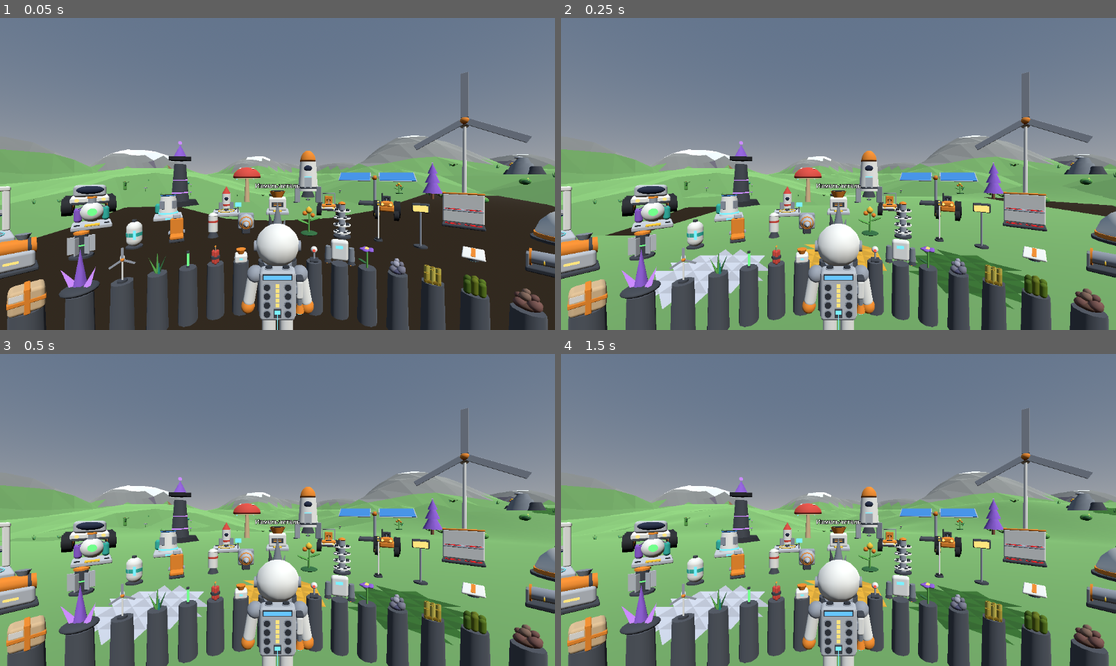
Above: before the commit, frames 1-4 (two rows, left to right).
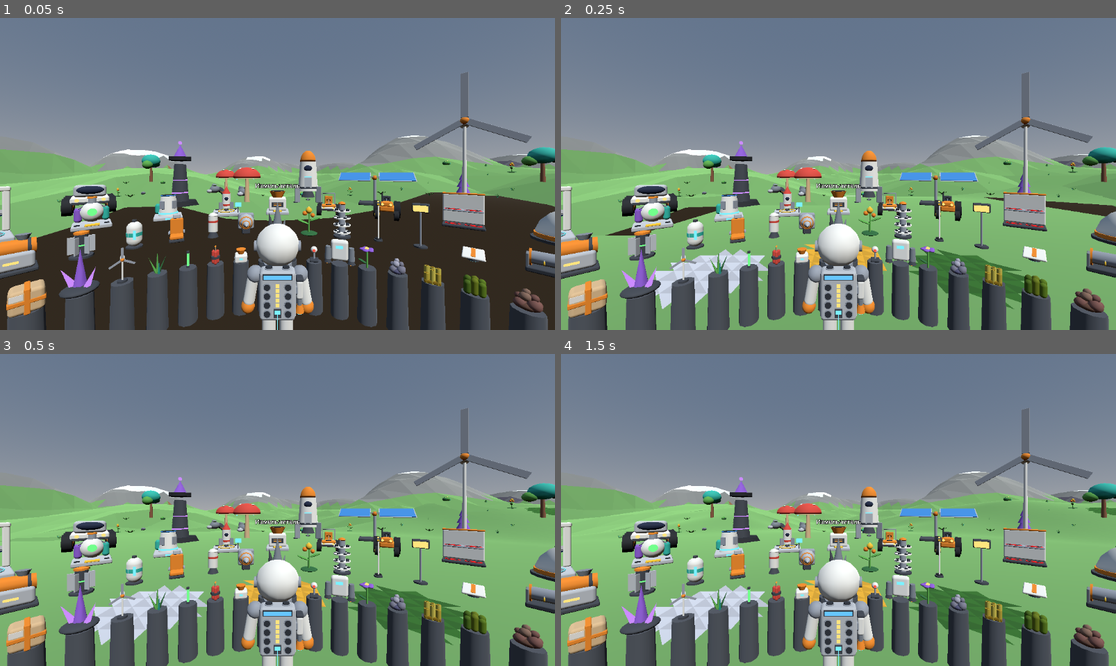
Above: after the commit, the same moments.

Repository: Vano3667/Astro-Planet
Game: Godot game, scene res://main.tscn
Same seed, same stepped clock (60 frames per second), same inputs: the game is played once before the commit and once after it.
Inputs:
- Up to frame 1 (0.05 s): no input
- Up to frame 2 (0.25 s): no input
- Up to frame 3 (0.5 s): no input
- Up to frame 4 (1.5 s): tap Enter at 1.25 s

The runs differ from the first frame. In frame 1, 1.3% of the frame differs, in the area x 5-100%, y 41-60%; in frame 2, 1.3%; in frame 3, 1.3%; in frame 4, 1.3%.

Commit message:
Правки после просмотра картинок грунта: пещера без дыр в небо, горы без деревьев, подпись поверх моделей
Агент впервые увидел грунт (пещера, гора вблизи) и витрину после правок.
- Пещера: в конце тоннеля было видно небо - там кончается подробный грунт.
  Под сводом теперь тёмный фон и дымка (terrain/cave_look.gd), main.gd
  включает их, когда над камерой есть грунт.
- Картинка пещеры снимается как в игре: грунт загружен вокруг точки съёмки.
- На серых склонах и вершинах больше нет деревьев и травы, только камни.
- Подпись в витрине рисуется поверх моделей: её закрывала соседняя модель.

Diff:
--- a/game/gallery.gd
+++ b/game/gallery.gd
@@ -3,7 +3,8 @@
 # Ring 0 (small items) is on pedestals, bigger things are farther away.
 # Labels are fixed in the world. Only one label is visible at a time: the one of the model
 # the player looks at. Seen on the showroom pictures (2026-11-24): with all labels visible
-# they overlap and cannot be read.
+# they overlap and cannot be read; a single label could still be hidden behind a nearer
+# model, so labels are drawn on top of everything.
 # Written without running the engine; see docs/STATUS.md.
 
 const Models := preload("res://models/index.gd")
@@ -147,6 +148,8 @@
 		label.position = Vector3(px, base_y + (top - bottom) + 48.0 * label_px * 0.9, pz)
 		# The label stays in its place but turns to the viewer and stays upright.
 		label.billboard = BaseMaterial3D.BILLBOARD_FIXED_Y
+		# Drawn on top of everything: a nearer model must not cover the only visible label.
+		label.no_depth_test = true
 		label.visible = false
 		add_child(label)
 		_labels.append(label)
--- a/game/main.gd
+++ b/game/main.gd
@@ -14,6 +14,7 @@
 const FarTerrain := preload("res://terrain/far_terrain.gd")
 const DigTool := preload("res://terrain/dig_tool.gd")
 const Scatter := preload("res://terrain/scatter.gd")
+const CaveLook := preload("res://terrain/cave_look.gd")
 
 # Own values. The reference wiki has no numbers for walking speed.
 const WALK_SPEED := 3.0
@@ -31,6 +32,8 @@
 const CAM_DISTANCE := 3.0
 const CAM_HEIGHT := 0.8
 const CAM_FOLLOW := 6.0
+# How often the roof above the camera is checked, seconds.
+const CAVE_CHECK := 0.25
 
 @onready var xr_origin: XROrigin3D = $XROrigin3D
 @onready var xr_camera: XRCamera3D = $XROrigin3D/XRCamera3D
@@ -50,6 +53,9 @@
 var _snap_ready: bool = true
 # Nuggets that fly from the dig spot to the character: {"node", "from", "t"}.
 var _flying: Array = []
+var _cave_env: Environment
+var _cave_timer: float = 0.0
+var _in_cave: bool = false
 
 
 func _ready() -> void:
@@ -186,12 +192,13 @@
 		# Lines for the build log: show that the ground was built without a headset.
 		print("[main] frame 100: terrain built=%d pending=%d props=%d character_y=%.2f" % [_terrain.built_count, _terrain.pending_count(), _scatter.prop_count, _character.global_position.y])
 	if _frame == 115:
-		print("[main] frame 115: far ground tris=%d build_ms=%.1f builds=%d" % [_far.tri_count, _far.build_ms, _far.build_count])
+		print("[main] frame 115: far ground tris=%d build_ms=%.1f builds=%d cave_look=%s" % [_far.tri_count, _far.build_ms, _far.build_count, str(_in_cave)])
 	_update_fps(delta)
 	_update_move(delta)
 	_update_ground(delta)
 	_update_snap_turn()
 	_update_flying(delta)
+	_update_cave(delta)
 
 
 func _update_fps(delta: float) -> void:
@@ -284,3 +291,22 @@
 			var s: float = 1.6 - t
 			node.scale = Vector3(s, s, s)
 		i -= 1
+
+
+# Under a roof of ground the camera gets a dark background and fog (terrain/cave_look.gd):
+# where the detailed ground ends, tunnels are cut open and the sky would show through.
+func _update_cave(delta: float) -> void:
+	_cave_timer += delta
+	if _cave_timer < CAVE_CHECK:
+		return
+	_cave_timer = 0.0
+	var under: bool = CaveLook.under_roof(_terrain, xr_camera.global_position)
+	if under == _in_cave:
+		return
+	_in_cave = under
+	if under:
+		if _cave_env == null:
+			_cave_env = CaveLook.make_environment()
+		xr_camera.environment = _cave_env
+	else:
+		xr_camera.environment = null
--- /dev/null
+++ b/game/terrain/cave_look.gd
@@ -0,0 +1,37 @@
+extends RefCounted
+# How the world looks when there is ground above the camera (a cave or a tunnel).
+# Seen on the picture terrain_6_cave (2026-11-24): where the detailed ground ends, a tunnel is
+# cut open and the bright sky shows through the hole. Under a roof the background becomes
+# dark and a fog hides everything far away, so the end of a long tunnel fades into darkness.
+# Used by main.gd (the game) and tools/render_terrain.gd (the picture), so both look the same.
+# Fog property names are written from memory; not seen on a headset.
+
+const VoxelWorld := preload("res://terrain/voxel_world.gd")
+
+# Own values.
+const BACKGROUND := Color(0.035, 0.035, 0.05)
+const AMBIENT := Color(0.80, 0.82, 0.95)
+const AMBIENT_ENERGY := 0.7
+# Share of fog at a distance d is 1 - exp(-FOG_DENSITY * d): 36% at 10 m, 74% at 30 m.
+const FOG_DENSITY := 0.045
+# How far up a roof is searched for, meters.
+const ROOF_RANGE := 60.0
+
+
+static func make_environment() -> Environment:
+	var env := Environment.new()
+	env.background_mode = Environment.BG_COLOR
+	env.background_color = BACKGROUND
+	env.ambient_light_source = Environment.AMBIENT_SOURCE_COLOR
+	env.ambient_light_color = AMBIENT
+	env.ambient_light_energy = AMBIENT_ENERGY
+	env.fog_enabled = true
+	env.fog_light_color = BACKGROUND
+	env.fog_density = FOG_DENSITY
+	return env
+
+
+# True if there is ground somewhere above the point.
+static func under_roof(world: VoxelWorld, pos: Vector3) -> bool:
+	var hit: Dictionary = world.raycast(pos + Vector3(0.0, 0.3, 0.0), Vector3.UP, ROOF_RANGE)
+	return bool(hit["hit"])
--- a/game/terrain/scatter.gd
+++ b/game/terrain/scatter.gd
@@ -3,6 +3,8 @@
 # The layout is the same on every run: each 8 m column of ground has its own fixed random seed.
 # The flat start area (the model showroom) stays empty.
 # Resource deposits are not placed here: they are part of the ground itself (terrain_gen.gd).
+# On the gray mountain ground only rocks are placed. Seen on the picture terrain_7_mountain_near
+# (2026-11-24): trees and grass grew on bare rock and on the light summit.
 # Written without running the engine; see docs/STATUS.md.
 
 const Gen := preload("res://terrain/terrain_gen.gd")
@@ -12,8 +14,12 @@
 const KEEP := 4            # columns farther than this are removed
 const MIN_DIST := 26.0     # nothing closer to the start point than this, meters
 const SEED := 9173
+# Above this height the ground is gray rock (the same level as in surface_nets.gd).
+const HIGH_LEVEL := 7.0
+# Share of plant places on rock that get a stone instead; the rest stay empty.
+const ROCK_SWAP := 0.45
 
-# id: model, w: how often it appears, lo / hi: size range
+# id: model, w: how often it appears, lo / hi: size range, rock: may stand on mountain rock
 const KINDS := [
 	{"id": "grass_tuft", "w": 6.0, "lo": 0.9, "hi": 1.8},
 	{"id": "bush", "w": 2.0, "lo": 0.8, "hi": 1.5},
@@ -21,14 +27,14 @@
 	{"id": "flower", "w": 1.5, "lo": 0.9, "hi": 1.6},
 	{"id": "pod_plant", "w": 0.6, "lo": 0.8, "hi": 1.3},
 	{"id": "cactus_plant", "w": 0.5, "lo": 0.8, "hi": 1.4},
-	{"id": "rock_small", "w": 2.0, "lo": 0.7, "hi": 1.8},
-	{"id": "rock_large", "w": 0.6, "lo": 0.7, "hi": 1.3},
-	{"id": "boulder_cluster", "w": 0.5, "lo": 0.7, "hi": 1.4},
+	{"id": "rock_small", "w": 2.0, "lo": 0.7, "hi": 1.8, "rock": true},
+	{"id": "rock_large", "w": 0.6, "lo": 0.7, "hi": 1.3, "rock": true},
+	{"id": "boulder_cluster", "w": 0.5, "lo": 0.7, "hi": 1.4, "rock": true},
 	{"id": "tree_puff", "w": 1.2, "lo": 0.8, "hi": 1.5},
 	{"id": "tree_spire", "w": 0.8, "lo": 0.8, "hi": 1.4},
 	{"id": "mushroom_tree", "w": 0.4, "lo": 0.7, "hi": 1.2},
-	{"id": "research_pod", "w": 0.15, "lo": 0.9, "hi": 1.1},
-	{"id": "wreck_panel", "w": 0.1, "lo": 0.9, "hi": 1.3},
+	{"id": "research_pod", "w": 0.15, "lo": 0.9, "hi": 1.1, "rock": true},
+	{"id": "wreck_panel", "w": 0.1, "lo": 0.9, "hi": 1.3, "rock": true},
 ]
 
 var prop_count: int = 0
@@ -80,14 +86,27 @@
 	rng.seed = hash(k) + SEED
 	var count: int = rng.randi_range(2, 5)
 	for n in count:
+		# All random numbers of a place are drawn first, so the layout does not depend
+		# on which places are skipped.
 		var x: float = (float(k.x) + rng.randf()) * Gen.SIZE
 		var z: float = (float(k.y) + rng.randf()) * Gen.SIZE
 		var kind: Dictionary = _pick(rng.randf() * _total_weight)
 		var size: float = rng.randf_range(float(kind["lo"]), float(kind["hi"]))
 		var yaw: float = rng.randf() * TAU
+		var swap: float = rng.randf()
 		if x * x + z * z < MIN_DIST * MIN_DIST:
 			continue
-		var node: Node3D = Builder.build(str(kind["id"]))
+		var ground: float = Gen.height(x, z)
+		var id: String = str(kind["id"])
+		if ground > HIGH_LEVEL and not bool(kind.get("rock", false)):
+			# Bare rock: no plants. Some of the places get a stone, the rest stay empty.
+			if swap >= ROCK_SWAP:
+				continue
+			id = "rock_small"
+			if swap < 0.1:
+				id = "boulder_cluster"
+			size = lerpf(0.7, 1.6, swap / ROCK_SWAP)
+		var node: Node3D = Builder.build(id)
 		var bottom: float = 0.0
 		var mi := node as MeshInstance3D
 		if mi != null and mi.mesh != null:
@@ -95,7 +114,7 @@
 		node.scale = Vector3(size, size, size)
 		node.rotation.y = yaw
 		# Slightly sunk into the ground so that props do not hang in the air on slopes.
-		node.position = Vector3(x, Gen.height(x, z) - (bottom + 0.06) * size, z)
+		node.position = Vector3(x, ground - (bottom + 0.06) * size, z)
 		holder.add_child(node)
 		prop_count += 1
 	return holder
--- a/game/tools/render_terrain.gd
+++ b/game/tools/render_terrain.gd
@@ -5,7 +5,9 @@
 #   terrain_3_from_above     the start area from above
 #   terrain_4_far_mountain   the far low-detail ground, looking at the highest point nearby
 #   terrain_5_dig            pits dug into the starter deposits and a mound of added ground
-#   terrain_6_cave           a view from inside the biggest cave found under the start area
+#   terrain_6_cave           a view from inside the biggest cave found under the start area,
+#                            with the ground loaded around that point and the cave look on,
+#                            as it would be in the game
 #   terrain_7_mountain_near  the foot of that highest point with detailed ground
 # Needs a real renderer (not --headless); the GitHub build runs it under xvfb.
 # Output folder: env PREVIEW_DIR. Lines for the build log start with TERRAIN_SHOT.
@@ -16,6 +18,7 @@
 const VoxelWorld := preload("res://terrain/voxel_world.gd")
 const FarTerrain := preload("res://terrain/far_terrain.gd")
 const Scatter := preload("res://terrain/scatter.gd")
+const CaveLook := preload("res://terrain/cave_look.gd")
 const Gallery := preload("res://gallery.gd")
 const Builder := preload("res://models/model_builder.gd")
 
@@ -148,25 +151,28 @@
 					open = d
 					cave = Vector3(cx, cy, cz)
 	if open < -0.4:
+		# In the game the detailed ground is always loaded around the character.
+		# The first version of this picture kept the ground loaded around the start, and the
+		# tunnel was cut open 12 m from the camera, which the game would not show.
+		_focus(cave)
+		frames = await _wait_ground()
 		var best_dir := Vector3(0.0, 0.0, -1.0)
 		var best_len: float = 0.0
 		for k in 12:
 			var ang: float = TAU * float(k) / 12.0
 			var dir := Vector3(sin(ang), 0.0, cos(ang))
-			var hit: Dictionary = _terrain.raycast(cave, dir, 30.0)
+			var hit: Dictionary = _terrain.raycast(cave, dir, 60.0)
 			var hit_pos: Vector3 = hit["position"]
 			var free_len: float = (hit_pos - cave).length()
 			if free_len > best_len:
 				best_len = free_len
 				best_dir = dir
-		print("TERRAIN_SHOT cave x=%.0f y=%.1f z=%.0f density=%.2f free_ahead=%.1f" % [cave.x, cave.y, cave.z, open, best_len])
-		var lamp := OmniLight3D.new()
-		root.add_child(lamp)
-		lamp.position = cave
-		lamp.omni_range = 30.0
-		lamp.light_energy = 1.2
+		var roof: bool = CaveLook.under_roof(_terrain, cave)
+		print("TERRAIN_SHOT cave x=%.0f y=%.1f z=%.0f density=%.2f free_ahead=%.1f roof=%s frames=%d pending=%d" % [cave.x, cave.y, cave.z, open, best_len, str(roof), frames, _terrain.pending_count()])
+		# The same look that main.gd switches on under a roof.
+		_cam.environment = CaveLook.make_environment()
 		await _shot("terrain_6_cave", cave, cave + best_dir * 5.0)
-		lamp.visible = false
+		_cam.environment = null
 	else:
 		print("TERRAIN_SHOT cave not found, most open density=%.2f" % open)
 
@@ -180,7 +186,7 @@
 		frames = await _wait_ground()
 		var cam_pos: Vector3 = foot - to_peak * 16.0
 		cam_pos.y = maxf(Gen.height(cam_pos.x, cam_pos.z), foot.y) + 6.0
-		print("TERRAIN_SHOT mountain frames=%d pending=%d foot_height=%.1f" % [frames, _terrain.pending_count(), foot.y])
+		print("TERRAIN_SHOT mountain frames=%d pending=%d foot_height=%.1f props=%d" % [frames, _terrain.pending_count(), foot.y, _scatter.prop_count])
 		await _shot("terrain_7_mountain_near", cam_pos, Vector3(peak.x, peak.y * 0.75, peak.z))
 
 	print("TERRAIN_SHOTS_SAVED %d" % _saved)
